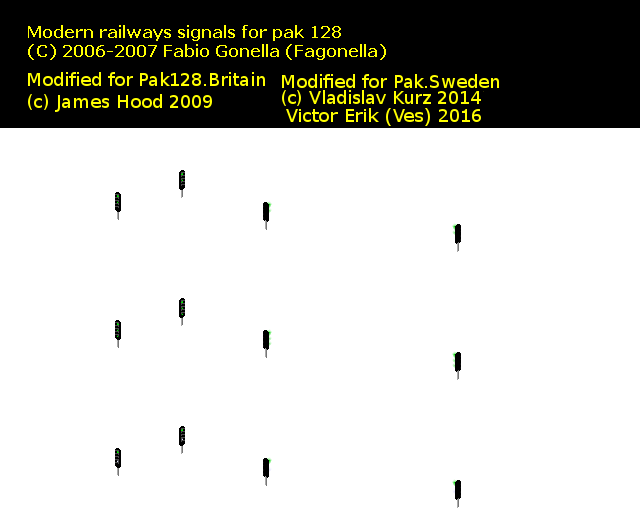
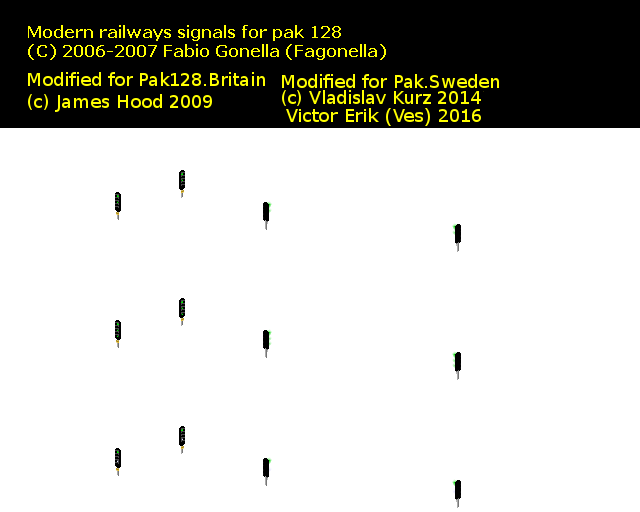
Before/after of a 640 × 512 layered artwork. What changed in the layer stack:
added layer "Skylt" above "Blink" over [left=116, top=190, right=457, bottom=502]
